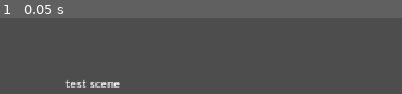
Above: before the commit, frame 1.
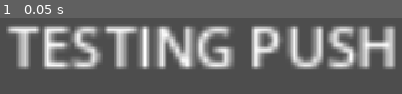
Above: after the commit, the same moment.

Repository: Tengdty/No-Rabbit-Knows-Calculus
Game: Godot game, scene res://nrkc.tscn
The game is run twice, just before and just after one commit, with the same random seed, the same clock (stepped at 60 frames per second) and the same inputs.
Inputs:
- Up to frame 1 (0.05 s): no input

The runs differ from the first frame. In frame 1, 35% of the frame differs, in the area x 1-99%, y 10-93%.

Commit message:
Testing Push 1

Diff:
--- a/nrkc.tscn
+++ b/nrkc.tscn
@@ -1,8 +1,9 @@
 [gd_scene format=3 uid="uid://diiyeraknkqn8"]
 
 [node name="Label" type="Label" unique_id=1179442401]
-offset_left = 516.0
-offset_top = 297.0
-offset_right = 607.0
-offset_bottom = 320.0
-text = "test scene"
+offset_left = 433.0
+offset_top = 196.0
+offset_right = 933.0
+offset_bottom = 219.0
+scale = Vector2(5, 5)
+text = "TESTING PUSH"
